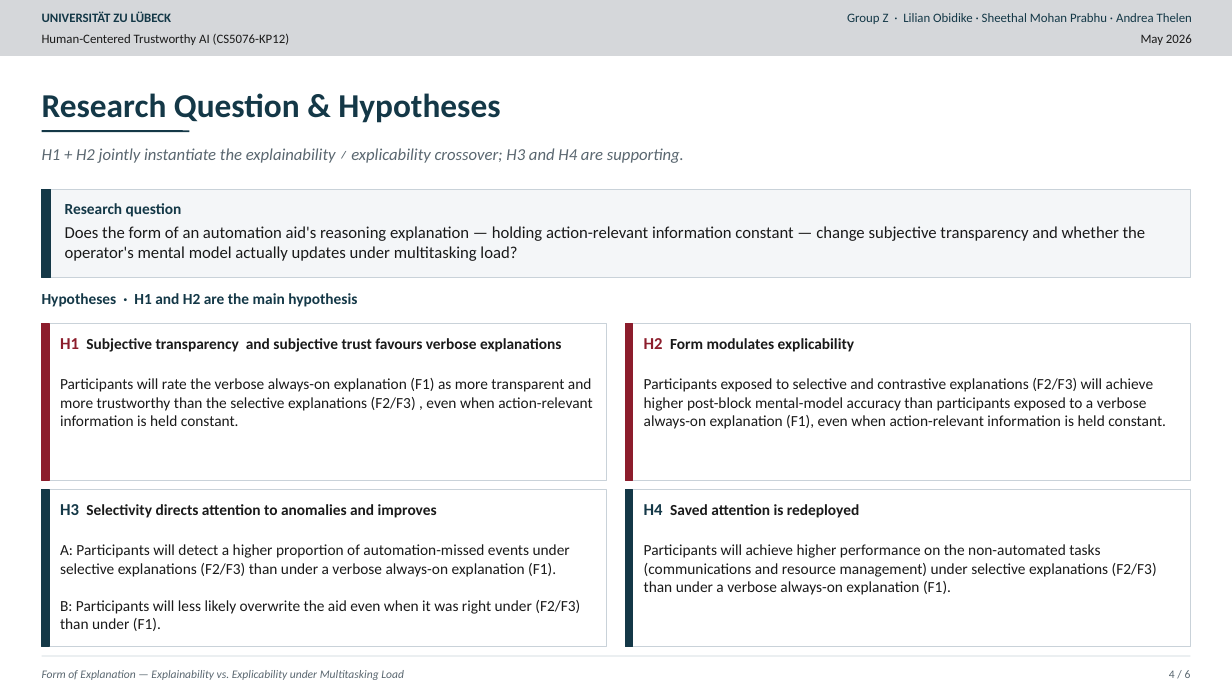
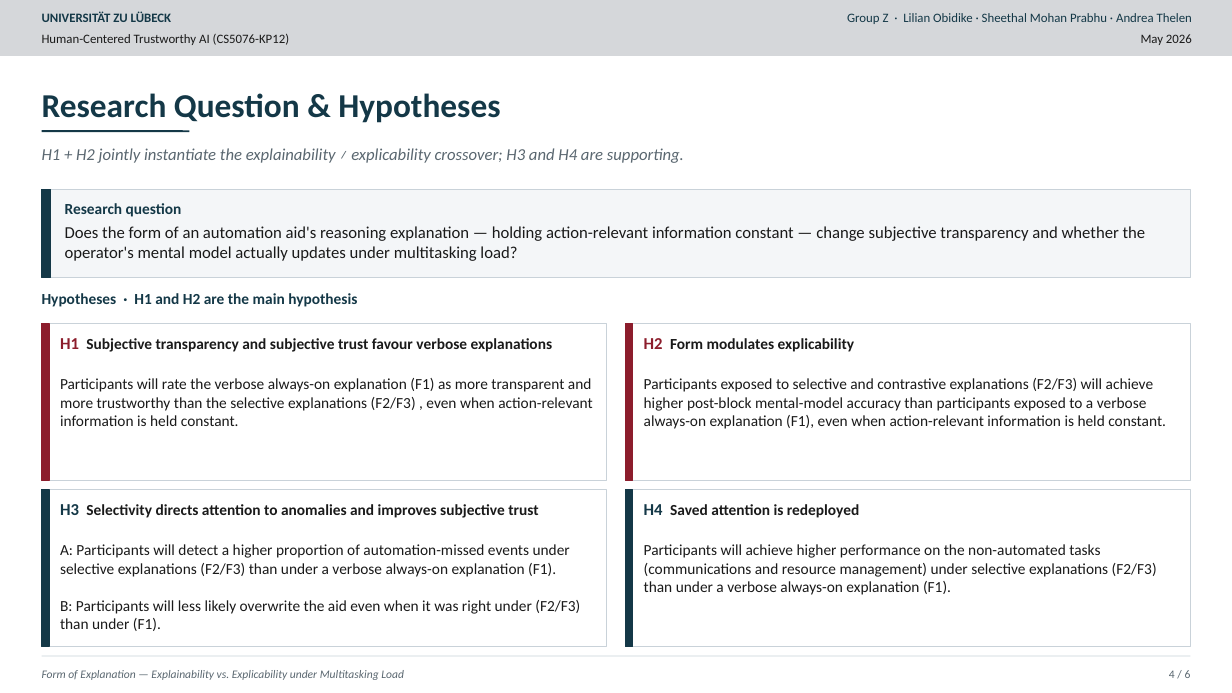
Before and after one commit to AndreaThelen/HumanCenteredAI, a slide deck: slide 4 of Documents/Study.pptx. Drawn at 1232x693 pixels with LibreOffice and Linux fonts; fonts in the diff are those of the drawing. Boxes give left, top, right and bottom in pixels: in the first picture for what was removed or moved away, otherwise in the second. Text is boxed around its words. In the diff, an @@ line names an element or a change of style, - is before the commit and + after.

```diff
--- a/Documents/Study.pptx
+++ b/Documents/Study.pptx
@@ text at <box>60,338,553,352</box>: text changed @@
-H1 Subjective transparency and subjective trust favours verbose explanations
+H1 Subjective transparency and subjective trust favour verbose explanations
@@ text at <box>60,504,538,518</box>: text changed @@
-H3 Selectivity directs attention to anomalies and improves
+H3 Selectivity directs attention to anomalies and improves subjective trust
```
Also in this commit, not shown: 2 other slides changed, 1 slide added, 1 other file.
